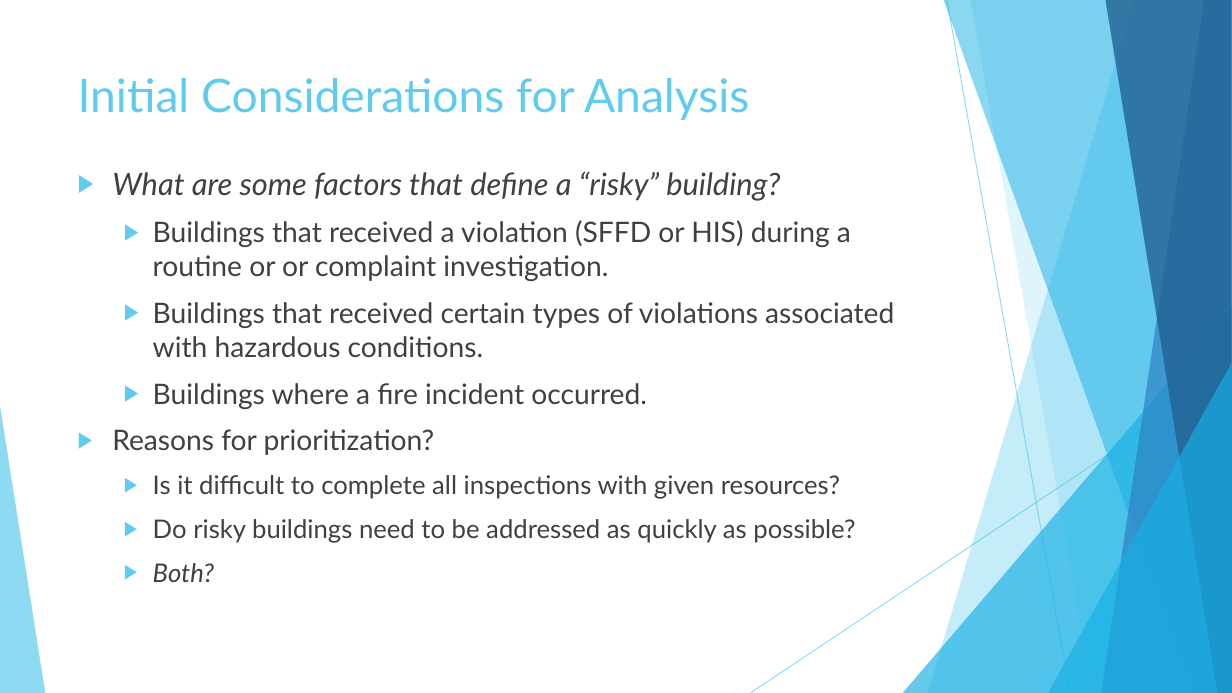
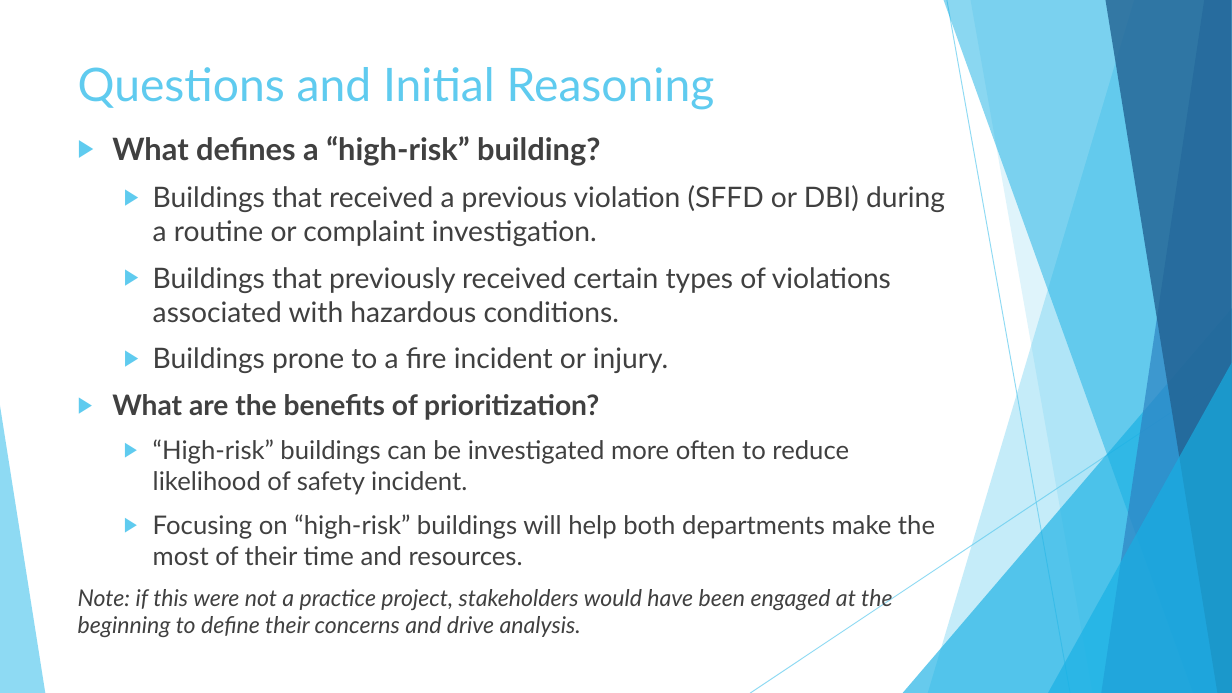
Before and after one commit to justinirving314/sfpd_ds_question, a slide deck: slide 3 of SFPD Interview Presentation.pptx. Drawn at 1232x693 pixels with LibreOffice and Linux fonts; fonts in the diff are those of the drawing. Boxes give left, top, right and bottom in pixels: in the first picture for what was removed or moved away, otherwise in the second. Text is boxed around its words. In the diff, an @@ line names an element or a change of style, - is before the commit and + after.

```diff
--- a/SFPD Interview Presentation.pptx
+++ b/SFPD Interview Presentation.pptx
@@ title at (x1=78, y1=67, x2=715, y2=110): text changed @@
-Initial Considerations for Analysis
+Questions and Initial Reasoning
@@ text at (x1=78, y1=136, x2=945, y2=637): text changed @@
-▶ What are some factors that define a “risky” building?
-  ▶ Buildings that received a violation (SFFD or HIS) during a routine or or complaint investigation.
-  ▶ Buildings that received certain types of violations associated with hazardous conditions.
-  ▶ Buildings where a fire incident occurred.
-▶ Reasons for prioritization?
-  ▶ Is it difficult to complete all inspections with given resources?
-  ▶ Do risky buildings need to be addressed as quickly as possible?
-  ▶ Both?
+▶ What defines a “high-risk” building?
+  ▶ Buildings that received a previous violation (SFFD or DBI) during a routine or complaint investigation.
+  ▶ Buildings that previously received certain types of violations associated with hazardous conditions.
+  ▶ Buildings prone to a fire incident or injury.
+▶ What are the benefits of prioritization?
+  ▶ “High-risk” buildings can be investigated more often to reduce likelihood of safety incident.
+  ▶ Focusing on “high-risk” buildings will help both departments make the most of their time and resources.
+Note: if this were not a practice project, stakeholders would have been engaged at the beginning to define their concerns and drive analysis.
```
Also in this commit, not shown: 4 other slides changed, 7 slides added, 4 slides removed, 29 other files.
